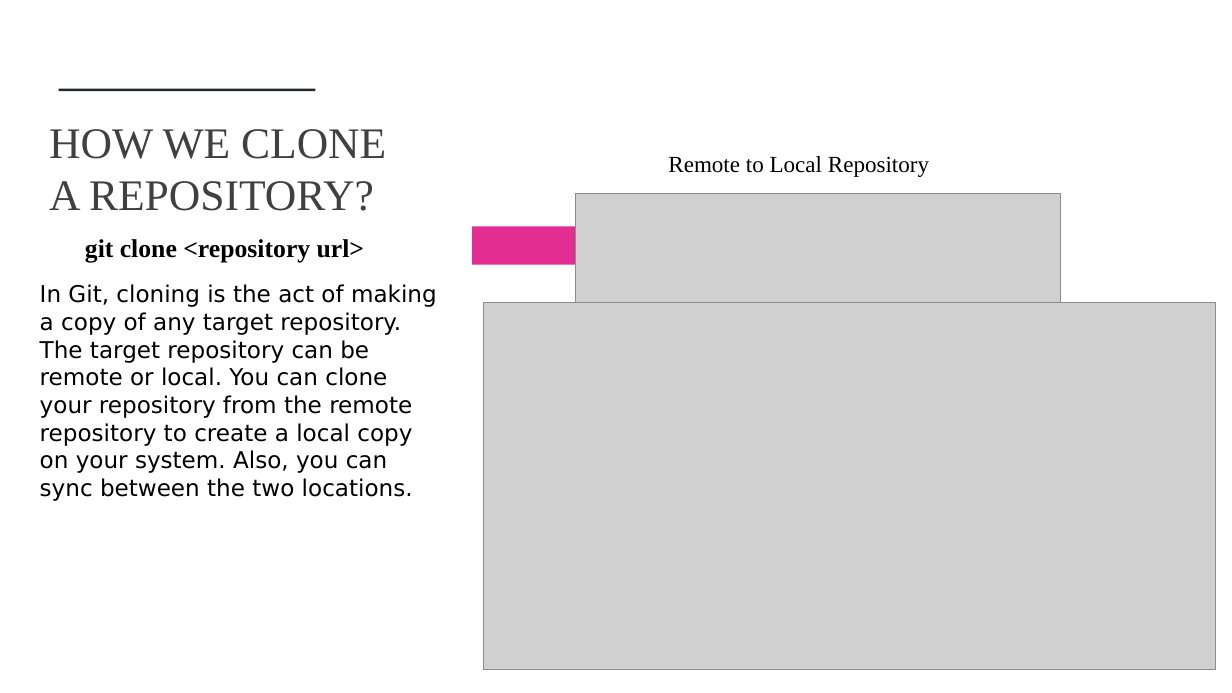
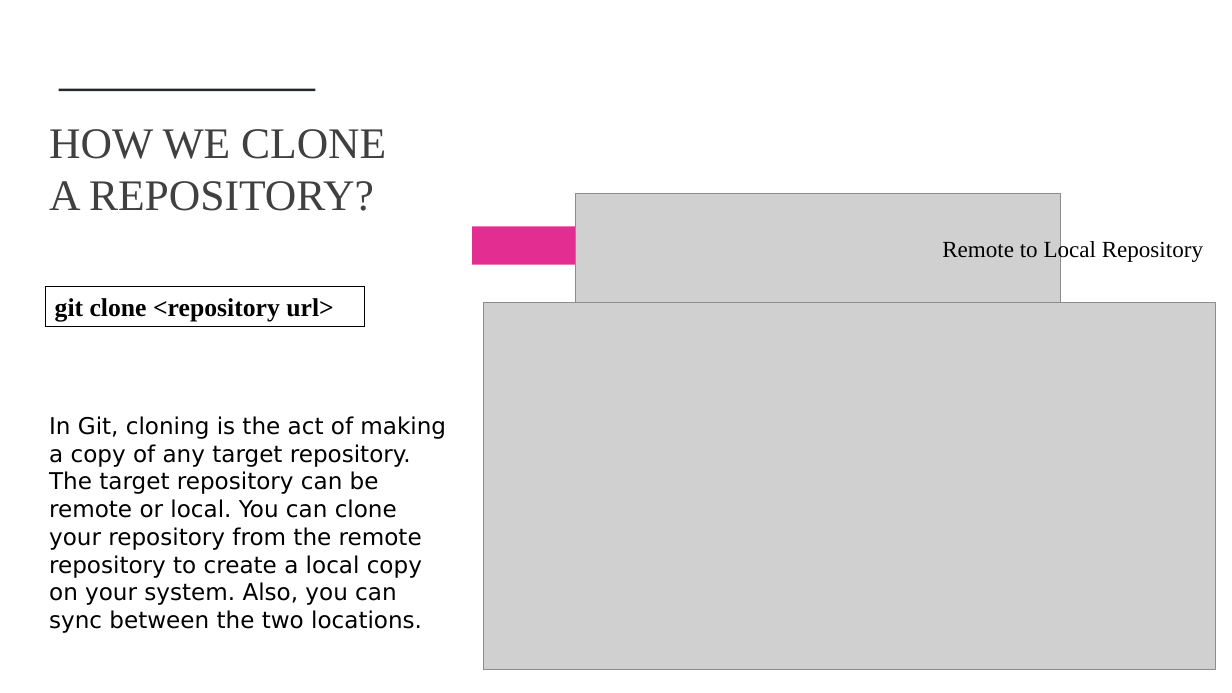
Before and after one commit to priya24d/group5_merge, a slide deck: slide 6 of MERGE_Grp5.pptx. Drawn at 1232x693 pixels with LibreOffice and Linux fonts; fonts in the diff are those of the drawing; grey boxes stand for pictures. Boxes give left, top, right and bottom in pixels: in the first picture for what was removed or moved away, otherwise in the second. Text is boxed around its words. In the diff, an @@ line names an element or a change of style, - is before the commit and + after.

```diff
--- a/MERGE_Grp5.pptx
+++ b/MERGE_Grp5.pptx
@@ text "Remote to Local Repository": place and size @@
-text "Remote to Local Repository" at bbox=[668, 156, 929, 177]
+text "Remote to Local Repository" at bbox=[942, 239, 1203, 263]
@@ rectangle "git clone <repository url>": place and size @@
-rectangle "git clone <repository url>" at bbox=[85, 239, 364, 262]
+rectangle "git clone <repository url>" at bbox=[45, 287, 364, 327]
@@ rectangle "git clone <repository url>" at bbox=[45, 287, 364, 327]: outline none to #000000 0.75 pt @@
@@ text "In Git, cloning is the ...": place and size @@
-text "In Git, cloning is the ..." at bbox=[40, 284, 437, 501]
+text "In Git, cloning is the ..." at bbox=[49, 416, 446, 633]
```
Also in this commit, not shown: 4 other slides changed.
